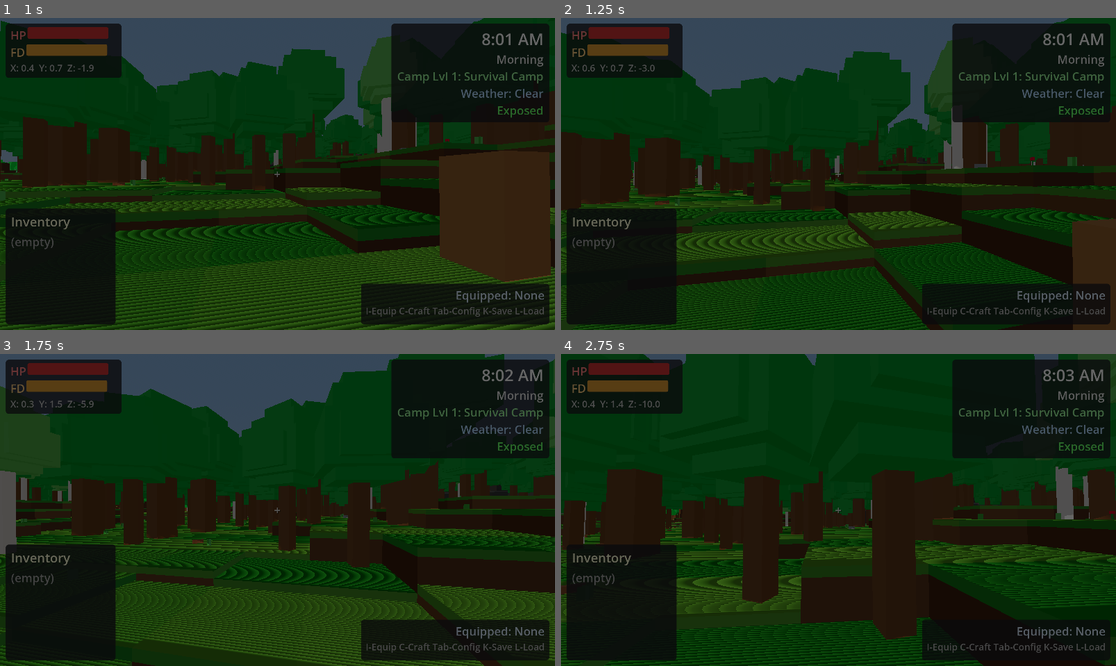
Above: before the commit, frames 1-4 (two rows, left to right).
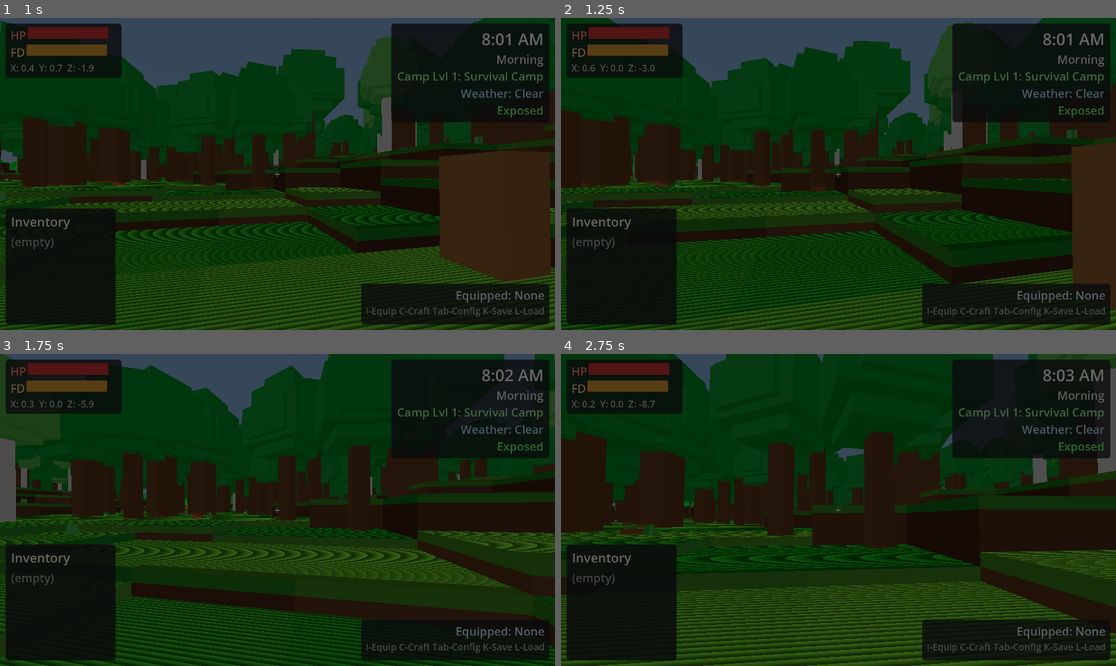
Above: after the commit, the same moments.

Repository: adchamberlain/into-the-wild
Game: Godot game, scene res://scenes/main.tscn
Same seed, same stepped clock (60 frames per second), same inputs: the game is played once before the commit and once after it.
Inputs (mouse positions are in pixels of both pictures, inside the frame that each line leads up to):
- Up to frame 1 (1 s): tap Enter at 0.5 s; move the mouse to (305, 174) at 0.52 s; hold W (move_forward) from 0.53 s (still down); hold Space (jump) from 0.53 s (still down); click (305, 174) at 0.67 s
- Up to frame 2 (1.25 s): keep holding W (move_forward); keep holding Space (jump)
- Up to frame 3 (1.75 s): keep holding W (move_forward); move the mouse to (249, 510) at 1.27 s; release Space (jump) at 1.28 s; tap F (eat) at 1.35 s; tap Space (jump) at 1.52, 1.55 s
- Up to frame 4 (2.75 s): keep holding W (move_forward); tap Space (jump) at 1.82, 2.3 s; move the mouse to (849, 503) at 2.02 s; hold E (interact) from 2.03 s (still down)

Frame 1 is identical in both runs. In frame 2, 27% of the frame differs, in the area x 0-100%, y 0-100%; in frame 3, 31%; in frame 4, 32%.

Commit message:
Prevent jump when X button used for menu confirmation
- Added _is_ui_blocking_input() helper to player controller
- Checks for open crafting, equipment, config, storage, and fire menus
- Jump action blocked when any menu is open
- Added groups to equipment_menu and config_menu for detection

Co-Authored-By: Claude Opus 4.5 <noreply@anthropic.com>

Diff:
--- a/scripts/player/player_controller.gd
+++ b/scripts/player/player_controller.gd
@@ -179,7 +179,8 @@
 
 	# Handle jump (works with both keyboard and controller via action)
 	# Using is_action_pressed allows holding the button to jump repeatedly when landing
-	if Input.is_action_pressed("jump") and is_on_floor():
+	# Don't jump if a UI menu is open (X button used for ui_accept)
+	if Input.is_action_pressed("jump") and is_on_floor() and not _is_ui_blocking_input():
 		velocity.y = jump_velocity
 
 	# Handle sprint (works with both keyboard and controller via action)
@@ -393,3 +394,38 @@
 func _update_fall_protection(_delta: float) -> void:
 	if global_position.y < fall_warning_y:
 		push_warning("[Player] Falling unusually low (y=%.1f). World floor will catch at y=-100." % global_position.y)
+
+
+## Check if any UI menu is open and blocking player input.
+## This prevents actions like jump from triggering when X is used for ui_accept.
+func _is_ui_blocking_input() -> bool:
+	# Check if game is paused (pause menu open)
+	if get_tree().paused:
+		return true
+
+	# Check for open menus by looking for nodes in the crafting_ui group with is_open
+	for node in get_tree().get_nodes_in_group("crafting_ui"):
+		if "is_open" in node and node.is_open:
+			return true
+
+	# Check for equipment menu (uses is_visible property)
+	for node in get_tree().get_nodes_in_group("equipment_menu"):
+		if "is_visible" in node and node.is_visible:
+			return true
+
+	# Check for config menu (uses is_visible property)
+	for node in get_tree().get_nodes_in_group("config_menu"):
+		if "is_visible" in node and node.is_visible:
+			return true
+
+	# Check for storage UI
+	for node in get_tree().get_nodes_in_group("storage_ui"):
+		if node.visible:
+			return true
+
+	# Check for fire menu
+	for node in get_tree().get_nodes_in_group("fire_menu"):
+		if node.visible:
+			return true
+
+	return false
--- a/scripts/ui/config_menu.gd
+++ b/scripts/ui/config_menu.gd
@@ -70,6 +70,9 @@
 
 
 func _ready() -> void:
+	# Add to group for UI state detection
+	add_to_group("config_menu")
+
 	# Get node references
 	if time_manager_path:
 		time_manager = get_node_or_null(time_manager_path)
--- a/scripts/ui/equipment_menu.gd
+++ b/scripts/ui/equipment_menu.gd
@@ -41,6 +41,9 @@
 
 
 func _ready() -> void:
+	# Add to group for UI state detection
+	add_to_group("equipment_menu")
+
 	# Get player reference
 	if player_path:
 		player = get_node_or_null(player_path)
